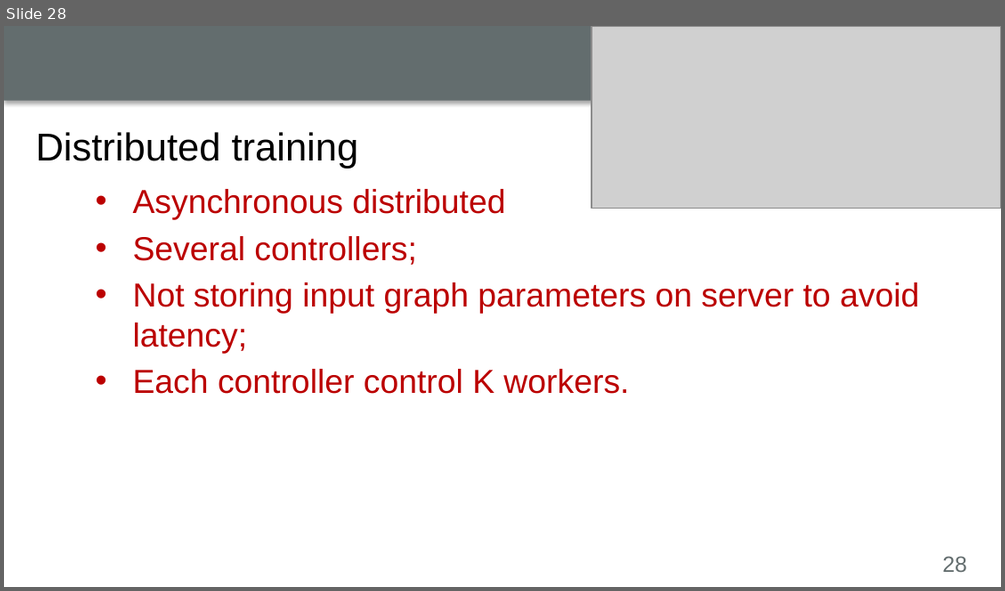
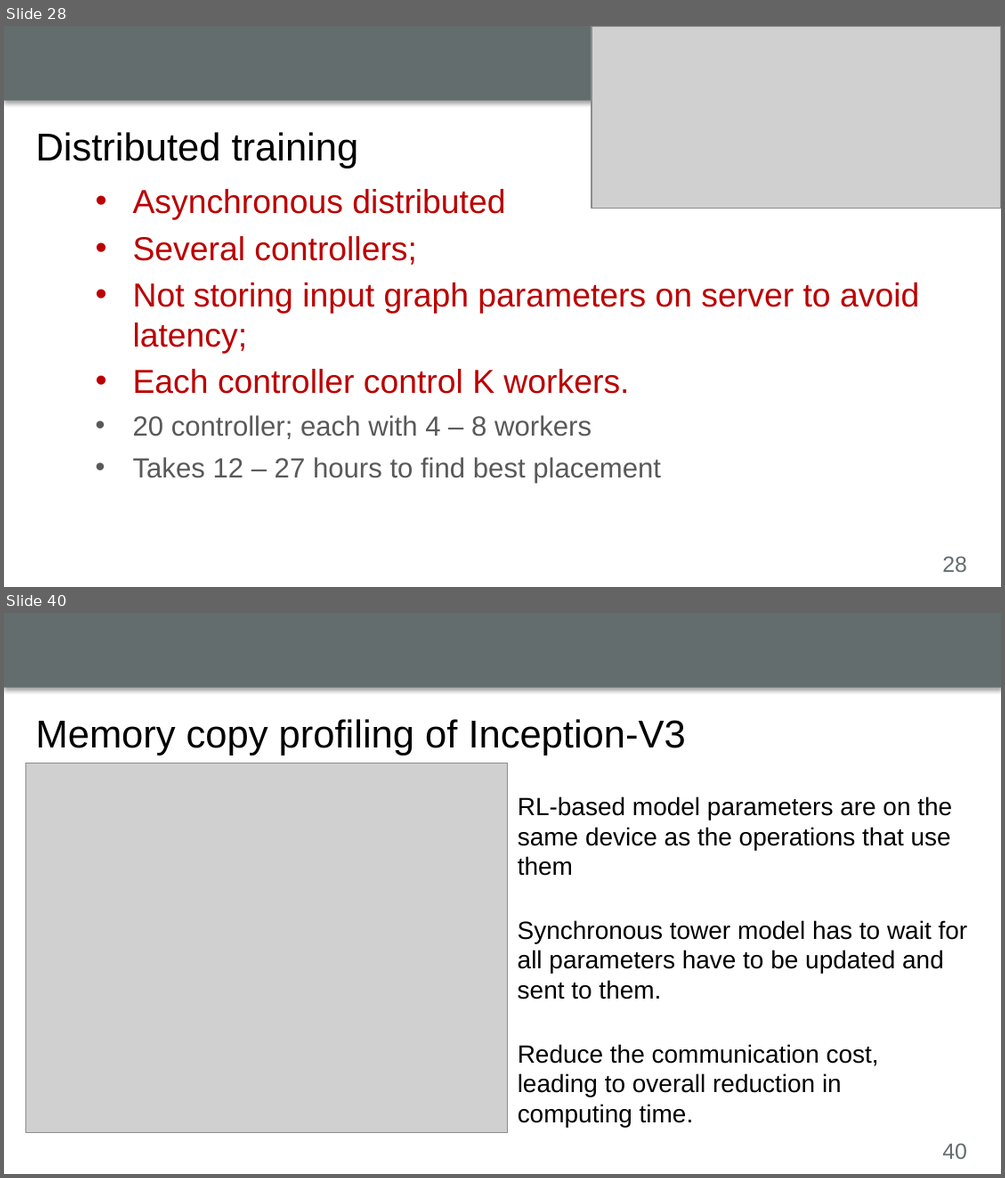
Before and after one commit to luyuliu/CSE-5194, a slide deck: presentation/presentation.pptx. Shown one above the other, each under a label of ours: slide 28 before the commit, slides 28 and 40 after it; the slides between them are not shown. The pictures are 1005x591 and 1005x1178 pixels, drawn with LibreOffice and Linux fonts; fonts in the diff are those of the drawing; grey boxes stand for pictures; background and template pictures are left out. Boxes give left, top, right and bottom in pixels: in the first picture for what was removed or moved away, otherwise in the second. Text is boxed around its words. In the diff, an @@ line names an element or a change of style, - is before the commit and + after.

```diff
--- a/presentation/presentation.pptx
+++ b/presentation/presentation.pptx
@@ slide 40 added at box(4, 613, 1001, 1174), background #FFFFFF; not listed: 2 template elements that a slide beside it also shows @@
@@ title added at box(36, 719, 686, 755), 28 pt, text #000000 @@
+Memory copy profiling of Inception-V3
@@ picture added at box(26, 763, 508, 1133) @@
@@ text added at box(518, 796, 952, 876), 18 pt, text #000000 @@
+RL-based model parameters are on the same device as the operations that use them
@@ text added at box(518, 920, 968, 999), 18 pt, text #000000 @@
+Synchronous tower model has to wait for all parameters have to be updated and sent to them.
@@ text added at box(518, 1044, 879, 1127), 18 pt, text #000000 @@
+Reduce the communication cost, leading to overall reduction in computing time.
@@ slide 28 changed as well @@
@@ text at box(133, 415, 661, 483): paragraphs added @@
+  • 20 controller; each with 4 – 8 workers
+  • Takes 12 – 27 hours to find best placement
```
Also in this commit, not shown: 27 other slides added, 1 slide removed.
